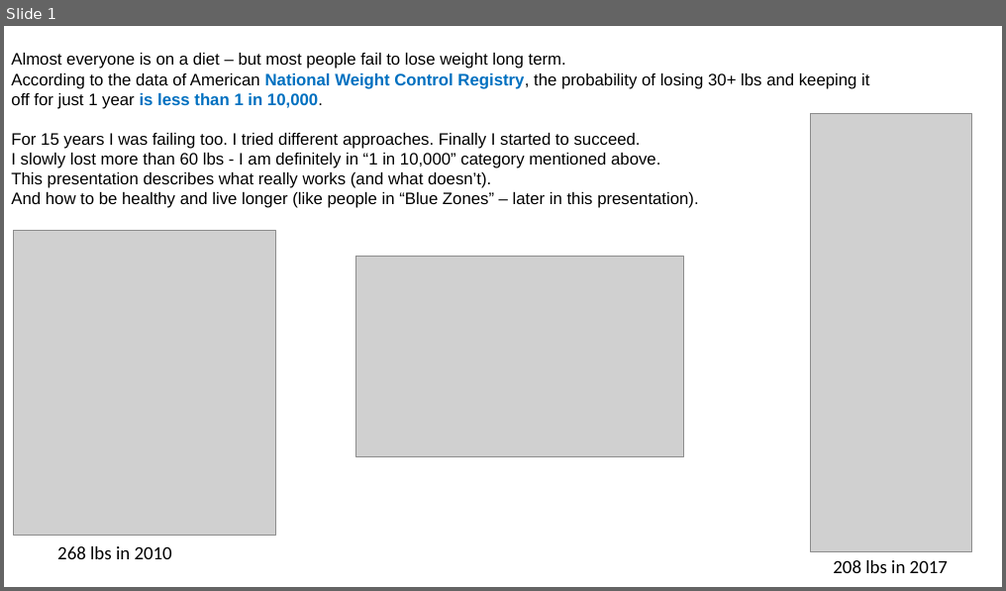
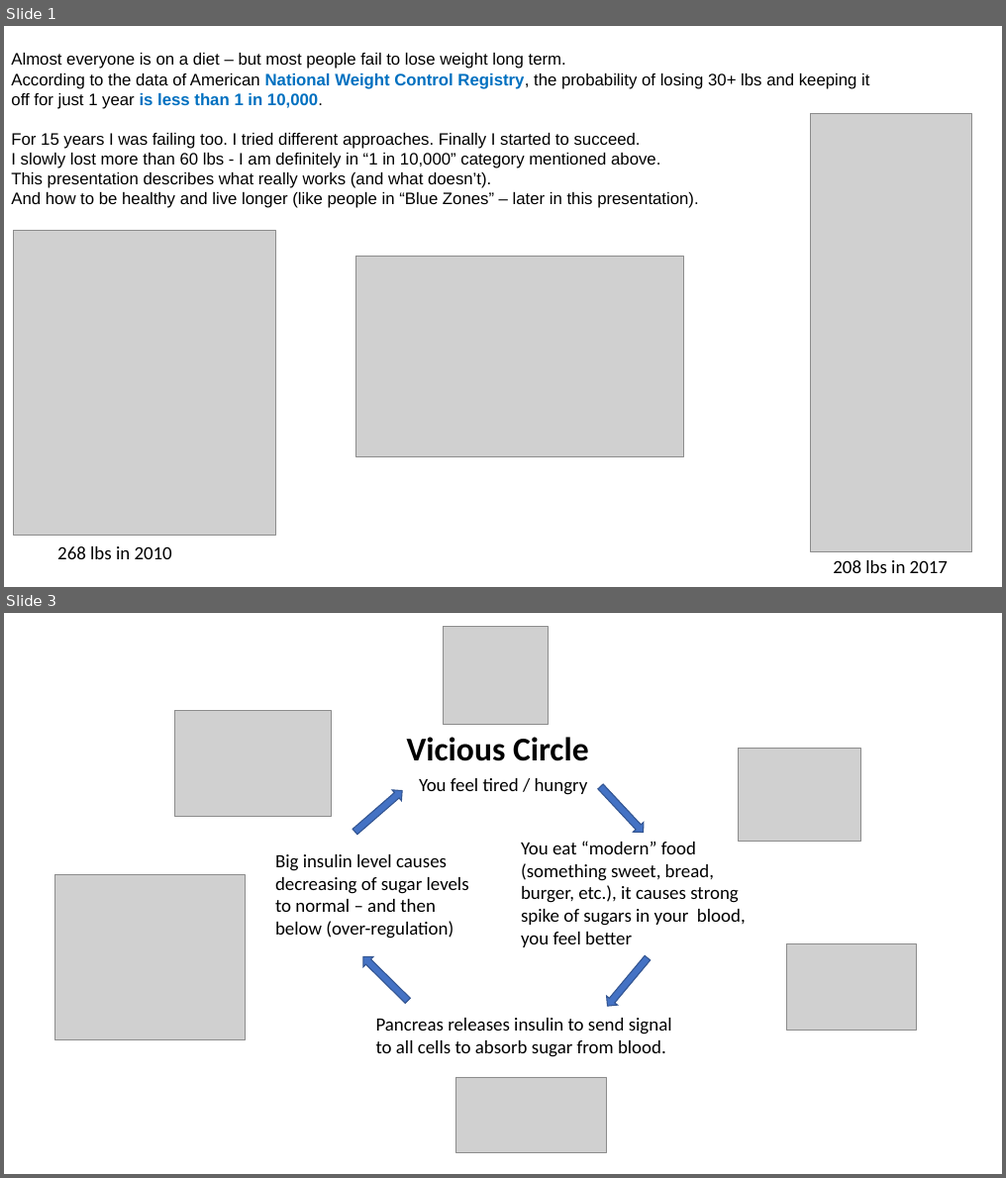
Before and after one commit to lselector/misc, a slide deck: _Life_Lose_Weight.pptx. Shown one above the other, each under a label of ours: slide 1 before the commit, slides 1 and 3 after it; the slides between them are not shown. The pictures are 1006x591 and 1006x1178 pixels, drawn with LibreOffice and Linux fonts; fonts in the diff are those of the drawing; grey boxes stand for pictures. Boxes give left, top, right and bottom in pixels: in the first picture for what was removed or moved away, otherwise in the second. Text is boxed around its words. In the diff, an @@ line names an element or a change of style, - is before the commit and + after.

```diff
--- a/_Life_Lose_Weight.pptx
+++ b/_Life_Lose_Weight.pptx
@@ slide 3 added at box(4, 613, 1002, 1174), background #FFFFFF @@
@@ picture added at box(443, 626, 548, 724) @@
@@ picture added at box(174, 711, 331, 817) @@
@@ text added at box(407, 737, 589, 761), 32 pt, text #000000, bold @@
+Vicious Circle
@@ picture added at box(739, 749, 861, 842) @@
@@ right arrow added at box(350, 785, 408, 837), fill #4472C4, outline #325491 1 pt @@
@@ text added at box(419, 778, 588, 795), 18 pt, text #000000 @@
+You feel tired / hungry
@@ right arrow added at box(596, 781, 649, 838), fill #4472C4, outline #325491 1 pt @@
@@ text added at box(521, 841, 746, 948), 18 pt, text #000000 @@
+You eat “modern” food (something sweet, bread, burger, etc.), it causes strong spike of sugars in your blood, you feel better
@@ picture added at box(54, 875, 245, 1041) @@
@@ text added at box(275, 855, 469, 939), 18 pt, text #000000 @@
+Big insulin level causes decreasing of sugar levels to normal – and then below (over-regulation)
@@ right arrow added at box(358, 952, 413, 1006), fill #4472C4, outline #325491 1 pt @@
@@ right arrow added at box(602, 954, 653, 1011), fill #4472C4, outline #325491 1 pt @@
@@ picture added at box(787, 944, 917, 1030) @@
@@ text added at box(376, 1018, 672, 1058), 18 pt, text #000000 @@
+Pancreas releases insulin to send signal to all cells to absorb sugar from blood.
@@ picture added at box(455, 1077, 607, 1153) @@
```
Also in this commit, not shown: 12 slides changed, 4 other slides added, 1 slide removed.
